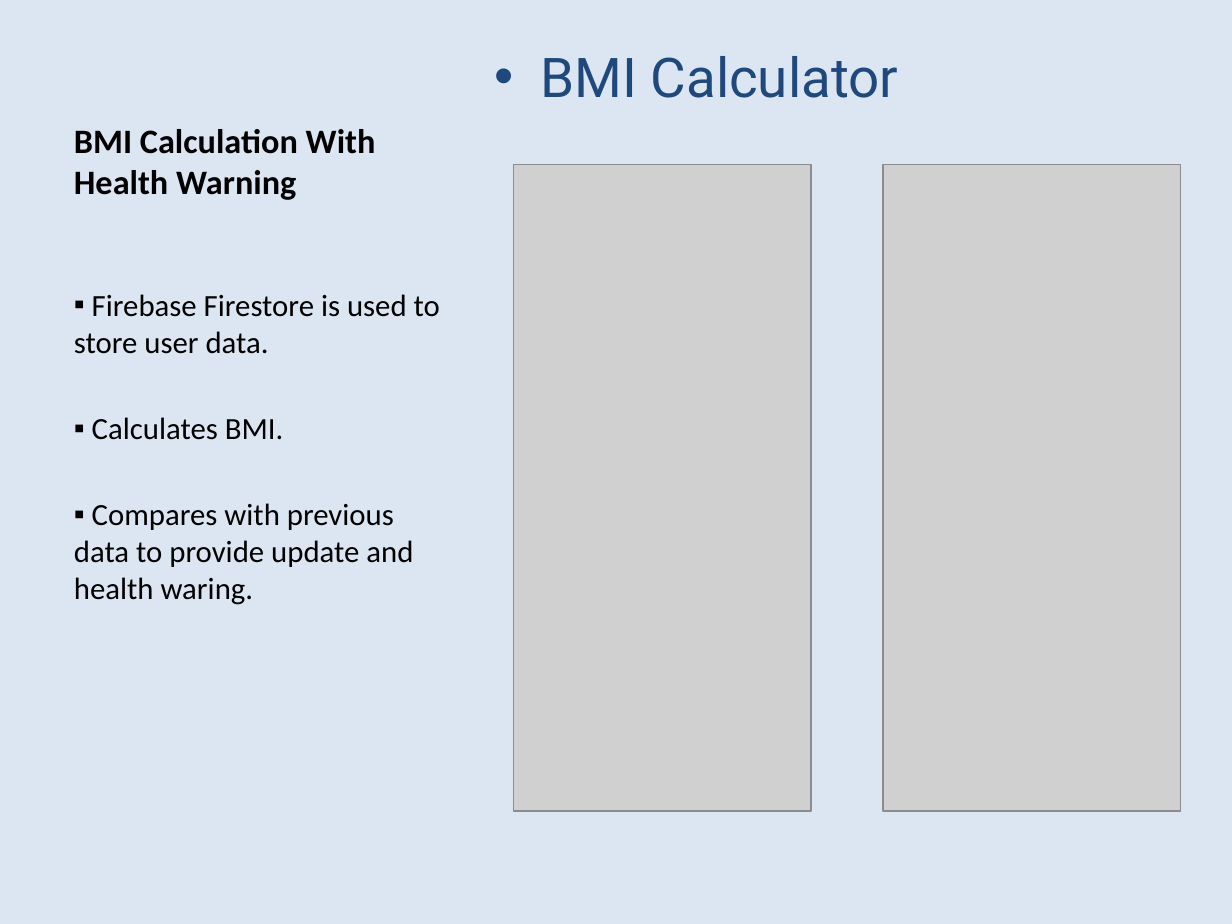
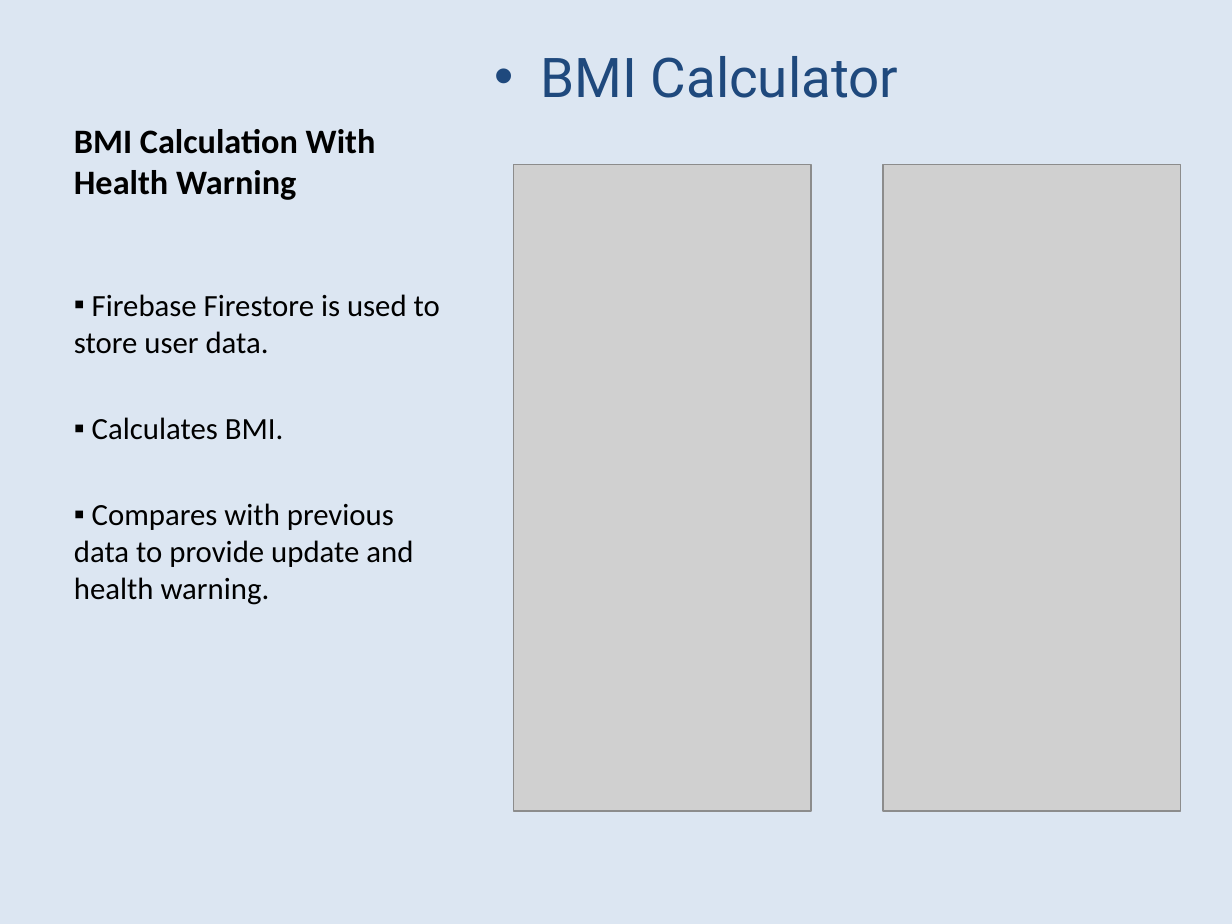
Before and after one commit to DsDipto7/SmartCalc, a slide deck: slide 7 of SmartCalc Presentation.pptx. Drawn at 1232x924 pixels with LibreOffice and Linux fonts; fonts in the diff are those of the drawing; grey boxes stand for pictures. Boxes give left, top, right and bottom in pixels: in the first picture for what was removed or moved away, otherwise in the second. Text is boxed around its words. In the diff, an @@ line names an element or a change of style, - is before the commit and + after.

Commit message:
Presentation Modified

```diff
--- a/SmartCalc Presentation.pptx
+++ b/SmartCalc Presentation.pptx
@@ text at bbox=[74, 503, 413, 605]: text changed @@
-▪ Compares with previous data to provide update and health waring.
+▪ Compares with previous data to provide update and health warning.
```
Also in this commit, not shown: 2 other slides changed.
